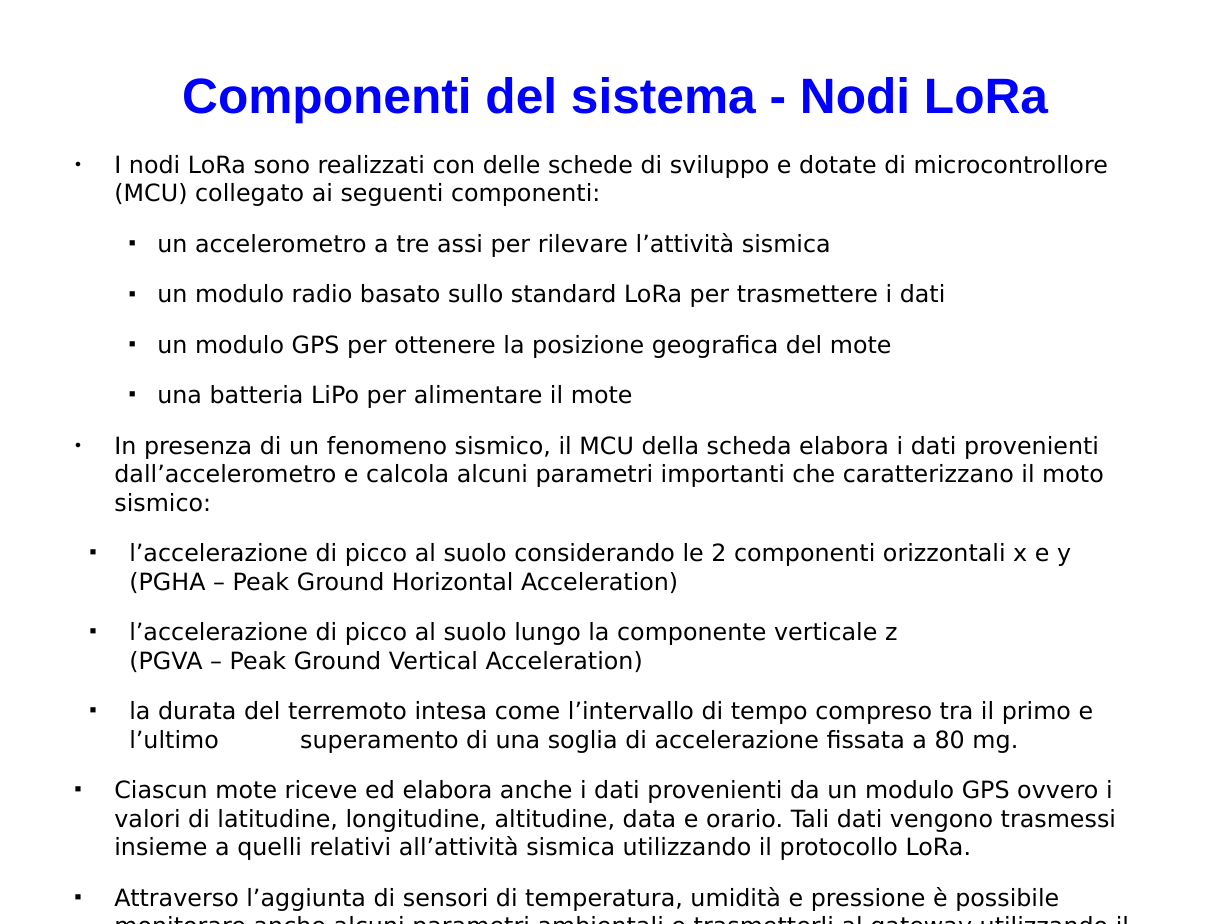
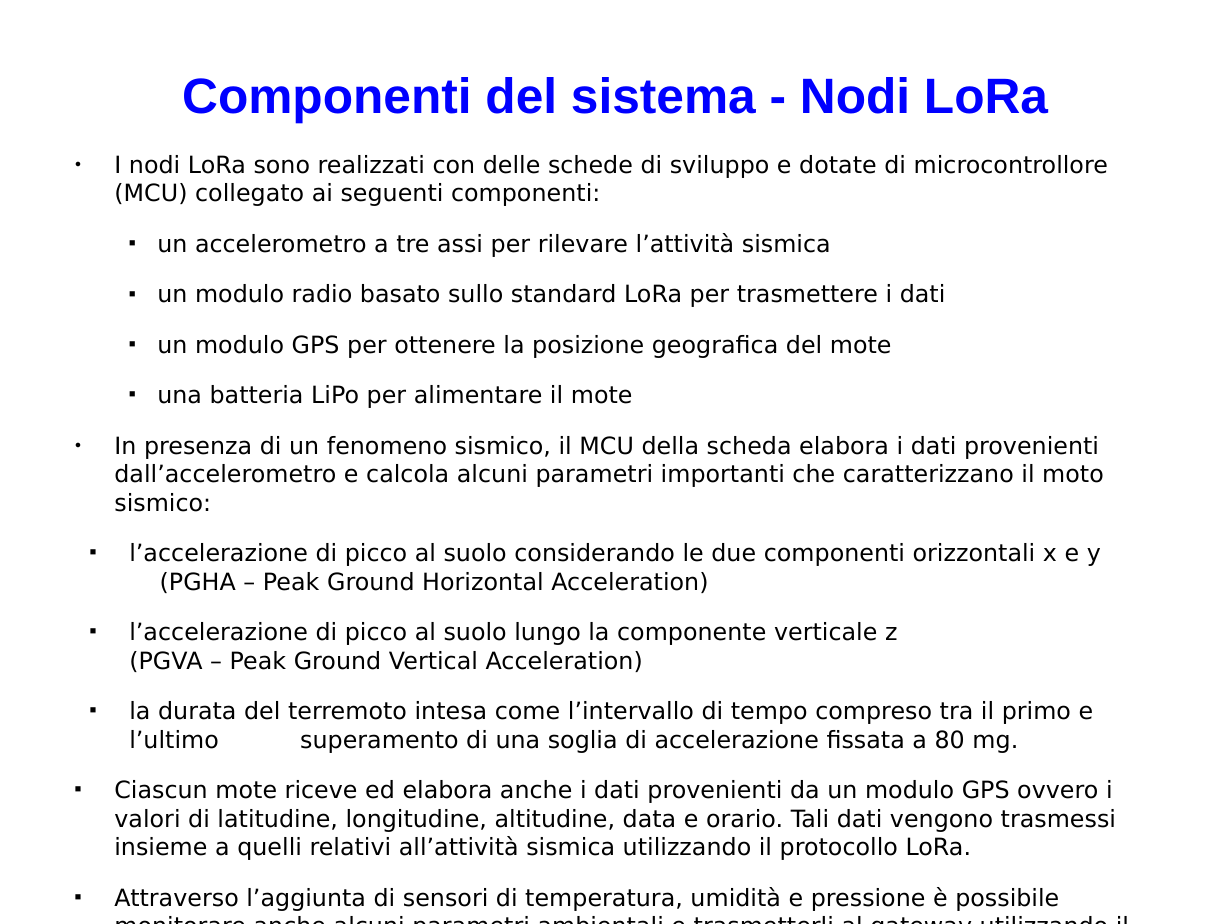
Before and after one commit to biagiom/QuakeSense, a slide deck: slide 2 of Presentazione_QuakeSense.odp. Drawn at 1232x924 pixels with LibreOffice and Linux fonts; fonts in the diff are those of the drawing. Boxes give left, top, right and bottom in pixels: in the first picture for what was removed or moved away, otherwise in the second. Text is boxed around its words. In the diff, an @@ line names an element or a change of style, - is before the commit and + after.

Commit message:
Update presentation and report of QuakeSense project
Fix some spelling errors in "Relazione_Progetto_QuakeSense.pdf" and
"Presentazione_QuakeSense.pdf"

```diff
--- a/Presentazione_QuakeSense.odp
+++ b/Presentazione_QuakeSense.odp
@@ text at (x1=129, y1=543, x2=1101, y2=593): text changed @@
-■ l’accelerazione di picco al suolo considerando le 2 componenti orizzontali x e y (PGHA – Peak Ground Horizontal Acceleration)
+■ l’accelerazione di picco al suolo considerando le due componenti orizzontali x e y (PGHA – Peak Ground Horizontal Acceleration)
```
Also in this commit, not shown: 5 other slides changed, 2 other files.
